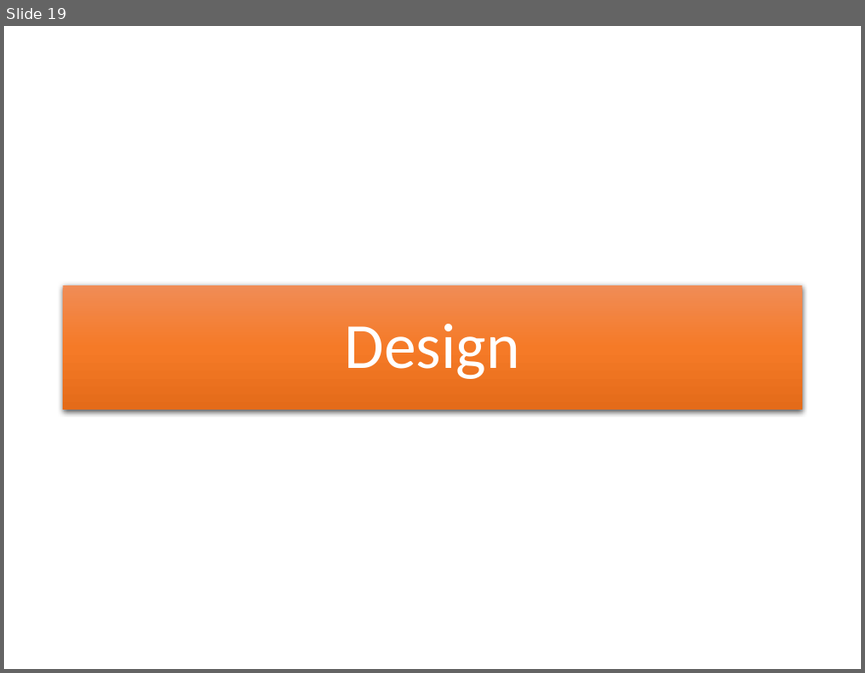
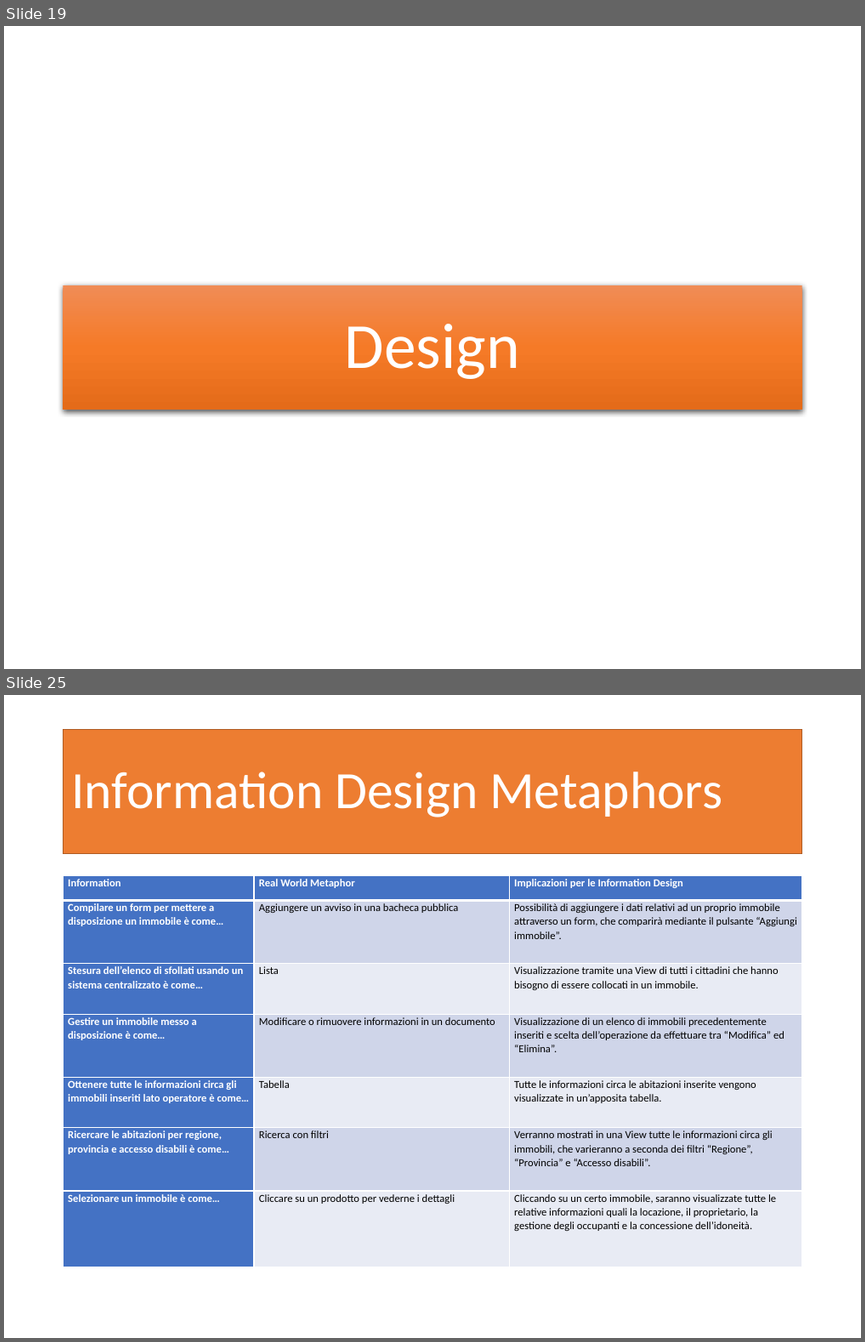
Before and after one commit to garjilius/ShareMyHouse, a slide deck: Documentazione/PresentazioneShareMyHouse.pptx. Shown one above the other, each under a label of ours: slide 19 before the commit, slides 19 and 25 after it; the slides between them are not shown. The pictures are 865x673 and 865x1342 pixels, drawn with LibreOffice and Linux fonts; fonts in the diff are those of the drawing. Boxes give left, top, right and bottom in pixels: in the first picture for what was removed or moved away, otherwise in the second. Text is boxed around its words. In the diff, an @@ line names an element or a change of style, - is before the commit and + after.

Commit message:
Aggiunta fase di design alla presentazione

```diff
--- a/Documentazione/PresentazioneShareMyHouse.pptx
+++ b/Documentazione/PresentazioneShareMyHouse.pptx
@@ slide 25 added at [4,695,861,1338], background #FFFFFF @@
@@ title added at [64,729,801,853], fill #ED7D31, outline #AF5C24 1 pt, 44 pt, text #FFFFFF @@
+Information Design Metaphors
@@ table added at [64,875,802,1266], 7 rows, 3 columns @@
+Information | Real World Metaphor | Implicazioni per le Information Design
+Compilare un form per mettere a disposizione un immobile è come… | Aggiungere un avviso in una bacheca pubblica | Possibilità di aggiungere i dati relativi ad un proprio immobile attraverso un form, che comparirà mediante il pulsante “Aggiungi immobile”.
+Stesura dell’elenco di sfollati usando un sistema centralizzato è come… | Lista | Visualizzazione tramite una View di tutti i cittadini che hanno bisogno di essere collocati in un immobile.
+Gestire un immobile messo a disposizione è come… | Modificare o rimuovere informazioni in un documento | Visualizzazione di un elenco di immobili precedentemente inseriti e scelta dell’operazione da effettuare tra “Modifica” ed “Elimina”.
+Ottenere tutte le informazioni circa gli immobili inseriti lato operatore è come… | Tabella | Tutte le informazioni circa le abitazioni inserite vengono visualizzate in un’apposita tabella.
+Ricercare le abitazioni per regione, provincia e accesso disabili è come… | Ricerca con filtri | Verranno mostrati in una View tutte le informazioni circa gli immobili, che varieranno a seconda dei filtri “Regione”, “Provincia” e “Accesso disabili”.
+Selezionare un immobile è come… | Cliccare su un prodotto per vederne i dettagli | Cliccando su un certo immobile, saranno visualizzate tutte le relative informazioni quali la locazione, il proprietario, la gestione degli occupanti e la concessione dell’idoneità.
```
Also in this commit, not shown: 1 slide changed, 12 other slides added, 2 other files.
